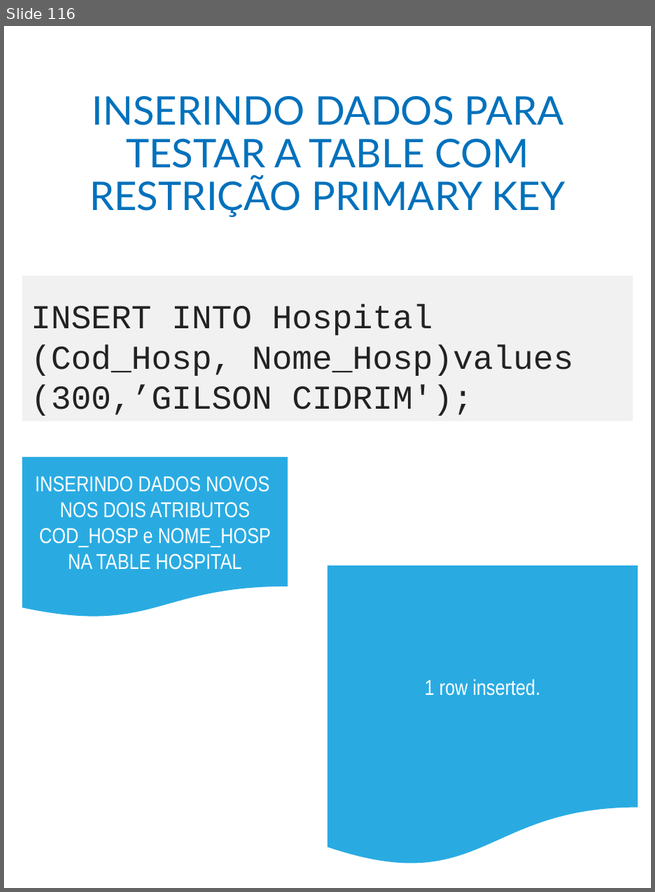
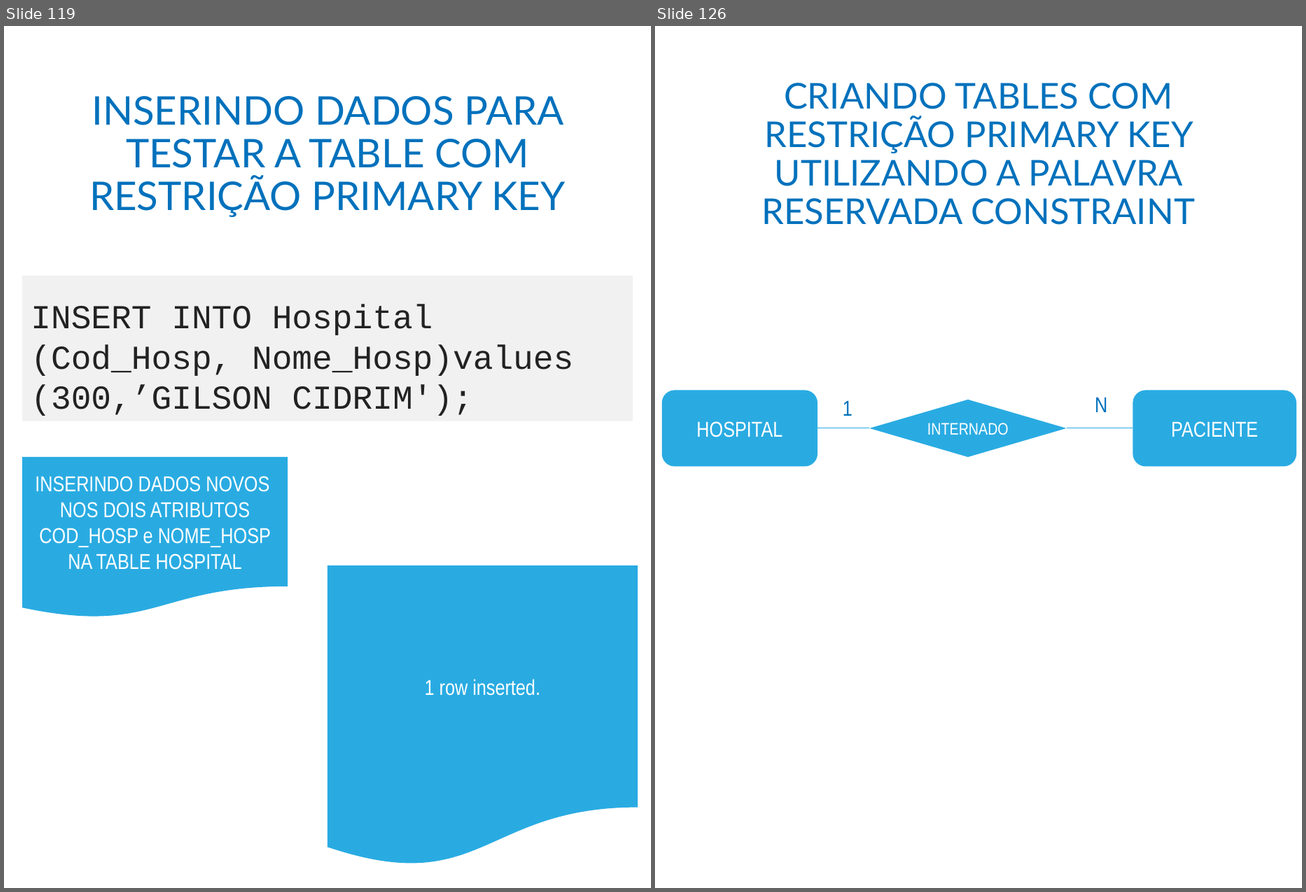
Before and after one commit to adilsonlopesoracle/BancodeDados_Gracas, a slide deck: BANCO DE DADOS_Atualizado.pptx. Shown side by side, each under a label of ours: slide 116 before the commit, slides 119 and 126 after it; the slides between them are not shown. The pictures are 655x892 and 1306x892 pixels, drawn with LibreOffice and Linux fonts; fonts in the diff are those of the drawing. Boxes give left, top, right and bottom in pixels: in the first picture for what was removed or moved away, otherwise in the second. Text is boxed around its words. In the diff, an @@ line names an element or a change of style, - is before the commit and + after.

```diff
--- a/BANCO DE DADOS_Atualizado.pptx
+++ b/BANCO DE DADOS_Atualizado.pptx
@@ slide 126 added at <box>655,26,1302,888</box>, background #FFFFFF @@
@@ title added at <box>761,83,1195,225</box>, 29.7 pt, text #0071BC @@
+CRIANDO TABLES COM RESTRIÇÃO PRIMARY KEY UTILIZANDO A PALAVRA RESERVADA CONSTRAINT
@@ rounded rectangle added at <box>662,390,817,466</box>, fill #29ABE2, 18 pt, text #FFFFFF @@
+HOSPITAL
@@ text added at <box>843,400,852,416</box>, 18 pt, text #0071BC @@
+1
@@ diamond added at <box>870,399,1067,457</box>, fill #29ABE2, 14 pt, text #FFFFFF @@
+INTERNADO
@@ text added at <box>1095,397,1107,412</box>, 18 pt, text #0071BC @@
+N
@@ rounded rectangle added at <box>1133,390,1297,466</box>, fill #29ABE2, 18 pt, text #FFFFFF @@
+PACIENTE
@@ line added from (817, 428) to (870, 428), #29ABE2 0.5 pt @@
@@ line added from (1067, 428) to (1133, 428), #29ABE2 0.5 pt @@
@@ what was slide 116 is now slide 119 @@
```
Also in this commit, not shown: 3 slides changed, 30 other slides added.
